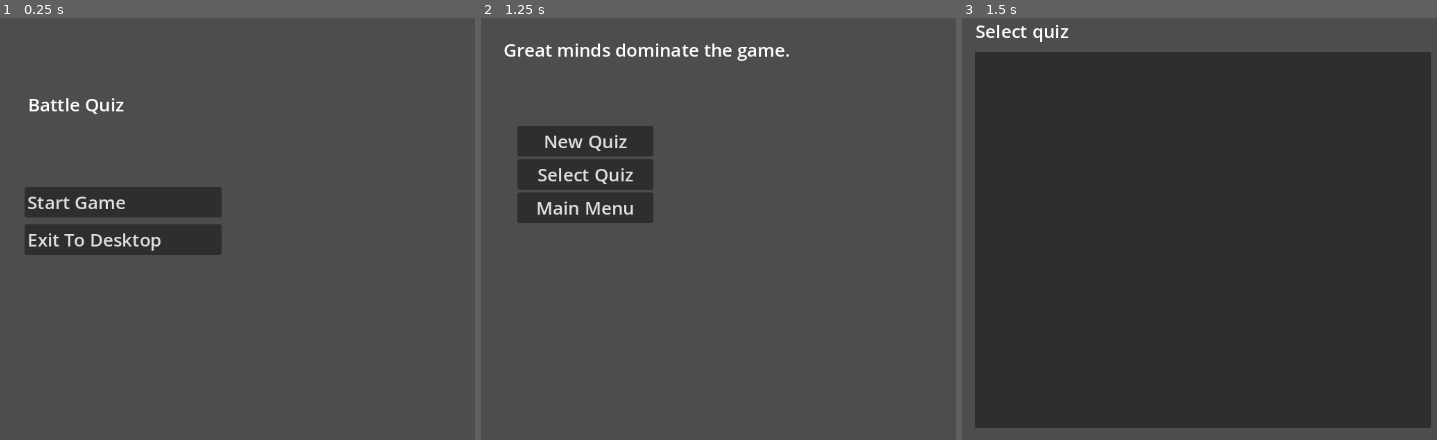
Above: before the commit, frames 1-3 (left to right).
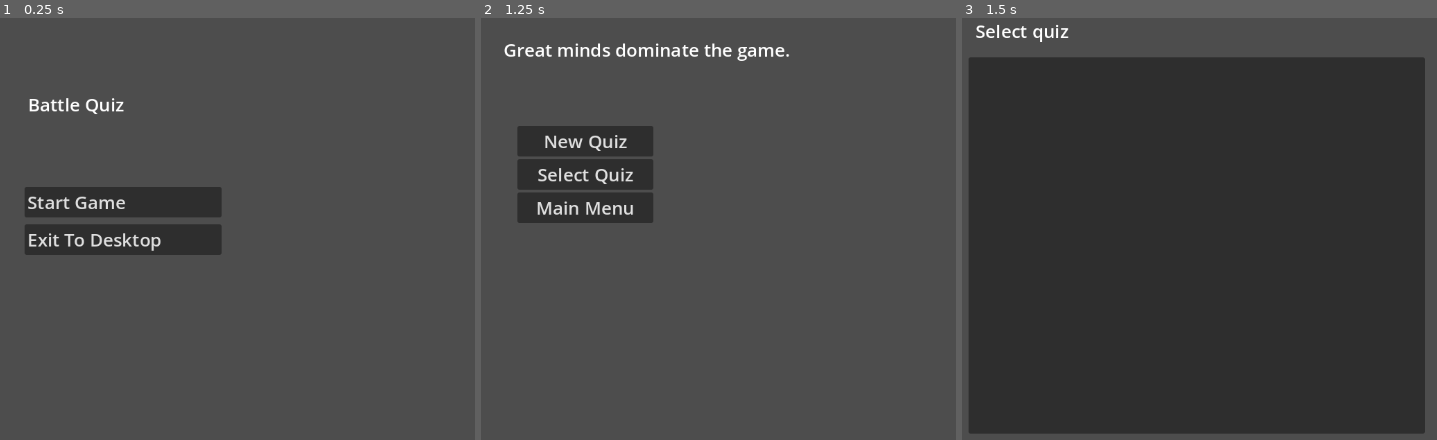
Above: after the commit, the same moments.

Repository: NwizuEmmanuel/battlequiz
Game: Godot game, scene res://home_scene.tscn
Two runs of this game, one before a commit and one after it. Both use one fixed random seed, a clock stepped at 60 frames per second and the inputs below.
Inputs:
- Up to frame 1 (0.25 s): no input
- Up to frame 2 (1.25 s): click "Start Game" at 0.5 s
- Up to frame 3 (1.5 s): click "Select Quiz" at 1.25 s

Frames 1-2 are identical in both runs. In frame 3, 4.5% of the frame differs, in the area x 1-99%, y 8-99%.

Commit message:
added battle quiz scene

Diff:
--- /dev/null
+++ b/battle_quiz_scene.gd
@@ -0,0 +1,12 @@
+extends Control
+
+@export var quiz_file: String
+
+# Called when the node enters the scene tree for the first time.
+func _ready() -> void:
+	pass # Replace with function body.
+
+
+# Called every frame. 'delta' is the elapsed time since the previous frame.
+func _process(_delta: float) -> void:
+	pass
--- /dev/null
+++ b/battle_quiz_scene.tscn
@@ -0,0 +1,112 @@
+[gd_scene load_steps=2 format=3 uid="uid://bsv3rdg0jq6jo"]
+
+[ext_resource type="Script" uid="uid://cxfajqvtd8bhq" path="res://battle_quiz_scene.gd" id="1_r0t77"]
+
+[node name="BattleQuizScene" type="Control"]
+layout_mode = 3
+anchors_preset = 15
+anchor_right = 1.0
+anchor_bottom = 1.0
+grow_horizontal = 2
+grow_vertical = 2
+script = ExtResource("1_r0t77")
+
+[node name="Question" type="Label" parent="."]
+layout_mode = 1
+anchors_preset = -1
+anchor_left = 0.3628472
+anchor_top = 0.20524691
+anchor_right = 0.6298472
+anchor_bottom = 0.27327162
+offset_right = 0.4159851
+offset_bottom = -0.08000183
+theme_override_font_sizes/font_size = 26
+text = "Question here"
+horizontal_alignment = 1
+metadata/_edit_use_anchors_ = true
+
+[node name="Timer" type="Label" parent="."]
+layout_mode = 0
+offset_right = 40.0
+offset_bottom = 23.0
+
+[node name="VBoxContainer" type="VBoxContainer" parent="."]
+layout_mode = 1
+anchors_preset = -1
+anchor_left = 0.37239584
+anchor_top = 0.4212963
+anchor_right = 0.63415974
+anchor_bottom = 0.8332222
+offset_right = 0.44799805
+offset_bottom = 0.07199097
+metadata/_edit_use_anchors_ = true
+
+[node name="A" type="Button" parent="VBoxContainer"]
+layout_mode = 2
+theme_override_font_sizes/font_size = 26
+text = "A"
+
+[node name="B" type="Button" parent="VBoxContainer"]
+layout_mode = 2
+theme_override_font_sizes/font_size = 26
+text = "B"
+
+[node name="C" type="Button" parent="VBoxContainer"]
+layout_mode = 2
+theme_override_font_sizes/font_size = 26
+text = "C"
+
+[node name="D" type="Button" parent="VBoxContainer"]
+layout_mode = 2
+theme_override_font_sizes/font_size = 26
+text = "D"
+
+[node name="BossHp" type="ProgressBar" parent="."]
+layout_mode = 1
+anchors_preset = -1
+anchor_left = 0.1267361
+anchor_top = 0.032407407
+anchor_right = 0.41973612
+anchor_bottom = 0.08940741
+offset_right = 0.46398926
+offset_bottom = 0.063999176
+metadata/_edit_use_anchors_ = true
+
+[node name="PlayerHp" type="ProgressBar" parent="."]
+layout_mode = 1
+anchors_preset = -1
+anchor_left = 0.5685764
+anchor_top = 0.030864198
+anchor_right = 0.8615764
+anchor_bottom = 0.0878642
+offset_right = 0.46398926
+offset_bottom = 0.063999176
+metadata/_edit_use_anchors_ = true
+
+[node name="Boss" type="Label" parent="."]
+layout_mode = 1
+anchors_preset = -1
+anchor_left = 0.032118056
+anchor_top = 0.030864198
+anchor_right = 0.0975
+anchor_bottom = 0.09518518
+offset_right = -0.3199997
+offset_bottom = 0.3199997
+theme_override_font_sizes/font_size = 20
+text = "Boss"
+metadata/_edit_use_anchors_ = true
+
+[node name="Player" type="Label" parent="."]
+layout_mode = 1
+anchors_preset = -1
+anchor_left = 0.8984375
+anchor_top = 0.032407407
+anchor_right = 0.9603472
+anchor_bottom = 0.08901235
+offset_right = -0.3199997
+offset_bottom = 0.3199997
+theme_override_font_sizes/font_size = 20
+text = "Player"
+metadata/_edit_use_anchors_ = true
+
+[node name="AnimationPlayer" type="AnimationPlayer" parent="."]
--- a/select_quiz_scene.gd
+++ b/select_quiz_scene.gd
@@ -1,8 +1,11 @@
 extends Control
 
 @onready var quiz_list: ItemList = $ItemList
+@onready var confirm_dialog: ConfirmationDialog = $ConfirmDialog
 
 const QUIZ_FOLDER := "user://quizzes/"
+var selected_quiz_file := ""
+
 # Called when the node enters the scene tree for the first time.
 func _ready() -> void:
 	# Ensure the folder exists
@@ -36,5 +39,16 @@
 
 
 func _on_item_list_item_selected(index: int) -> void:
-	var full_file_name = quiz_list.get_item_metadata(index)
-	print("Selected quiz file:", full_file_name)
+	selected_quiz_file = quiz_list.get_item_metadata(index)
+	confirm_dialog.dialog_text = "Start Battle Quiz: '%s'?" % quiz_list.get_item_text(index)
+	confirm_dialog.popup_centered()
+
+
+func _on_confirm_dialog_confirmed() -> void:
+	if selected_quiz_file != "":
+		var quiz_path = QUIZ_FOLDER + selected_quiz_file
+
+		# Load next scene and pass the selected quiz file path
+		var battle_scene = preload("res://battle_quiz_scene.tscn").instantiate()
+		battle_scene.quiz_file = quiz_path
+		get_tree().change_scene_to_packed(preload("res://battle_quiz_scene.tscn"))
--- a/select_quiz_scene.tscn
+++ b/select_quiz_scene.tscn
@@ -17,7 +17,7 @@
 anchor_left = 0.038194444
 anchor_top = 0.052469134
 anchor_right = 0.27884027
-anchor_bottom = 0.13320988
+anchor_bottom = 0.11469137
 offset_right = -0.22401428
 offset_bottom = -0.3200035
 theme_override_font_sizes/font_size = 26
@@ -27,14 +27,17 @@
 [node name="ItemList" type="ItemList" parent="."]
 layout_mode = 1
 anchors_preset = -1
-anchor_left = 0.03726389
-anchor_top = 0.1264568
-anchor_right = 0.60843056
-anchor_bottom = 0.964889
+anchor_left = 0.02945139
+anchor_top = 0.13880247
+anchor_right = 0.60061806
+anchor_bottom = 0.97723466
 offset_left = 0.071998596
 offset_top = 0.055999756
 offset_right = 0.08798218
 offset_bottom = -0.24801636
 metadata/_edit_use_anchors_ = true
 
+[node name="ConfirmDialog" type="ConfirmationDialog" parent="."]
+
 [connection signal="item_selected" from="ItemList" to="." method="_on_item_list_item_selected"]
+[connection signal="confirmed" from="ConfirmDialog" to="." method="_on_confirm_dialog_confirmed"]
Not shown, added: battle_quiz_scene.gd.uid
